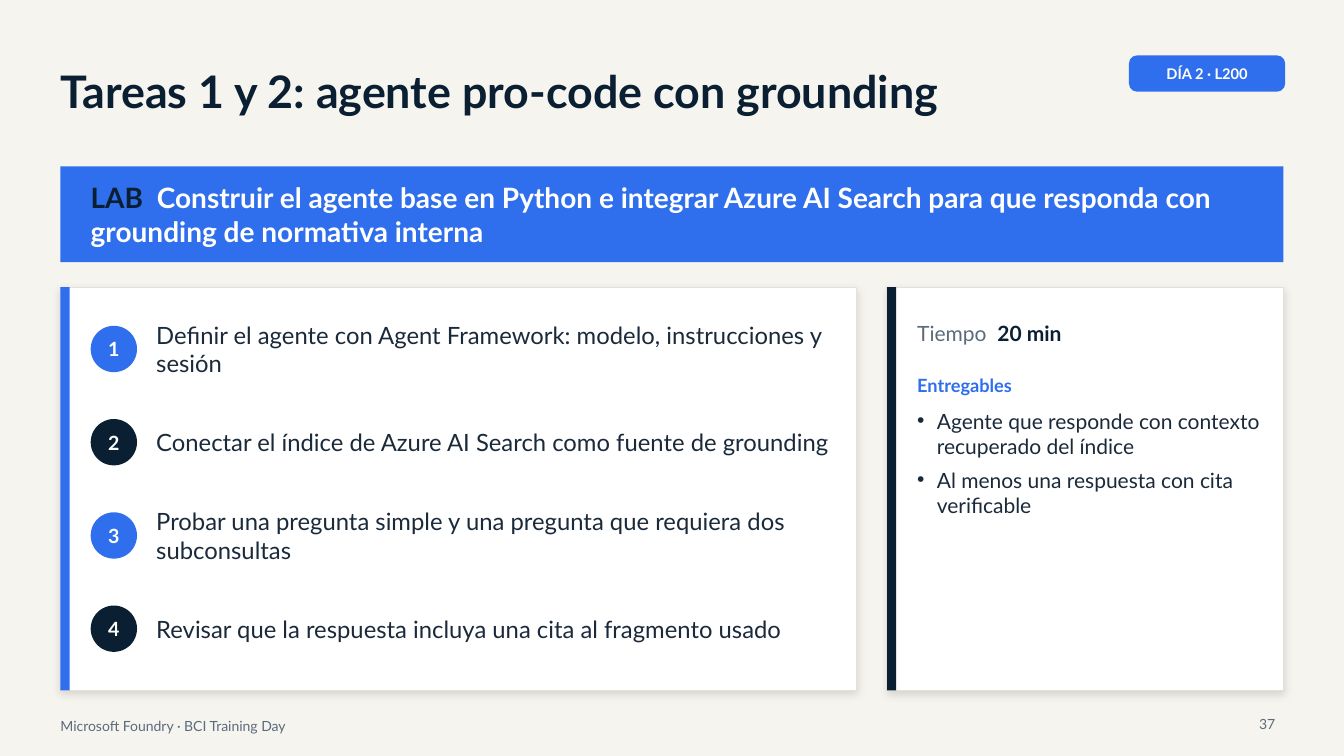
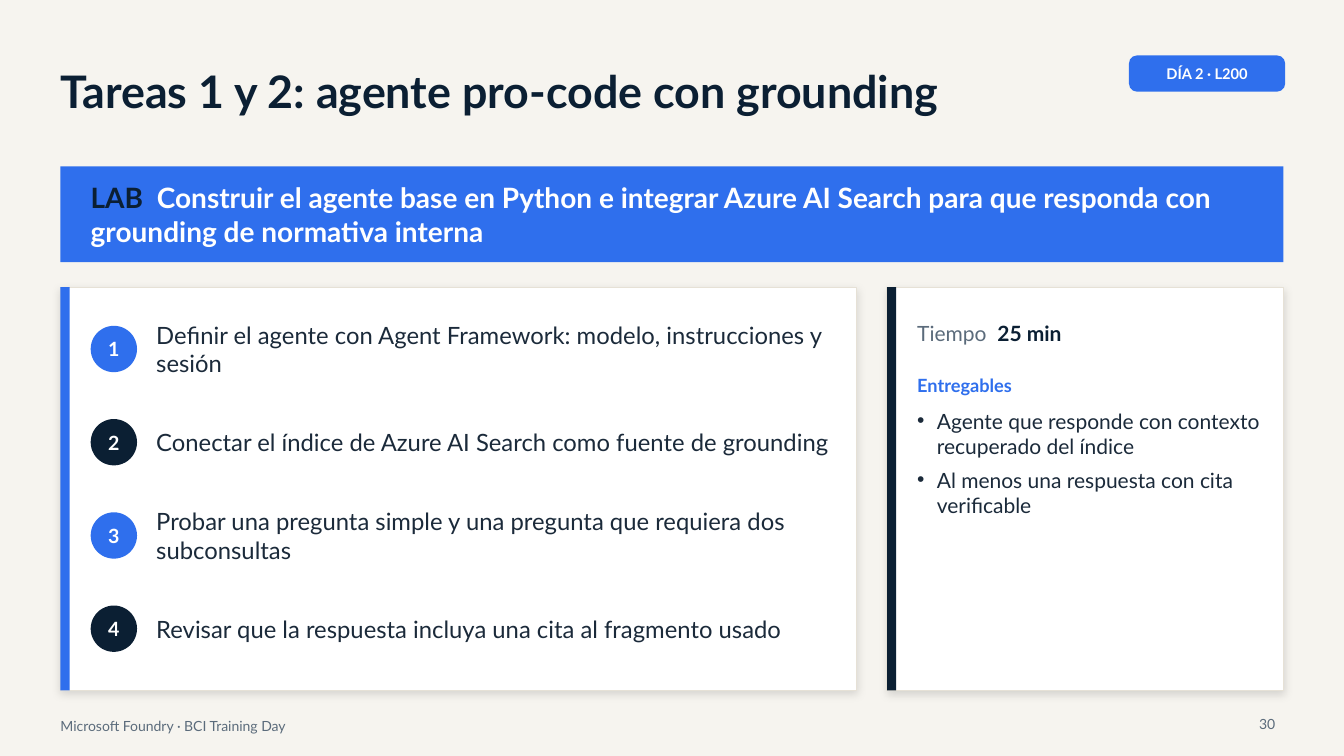
Before and after one commit to valegrajales/bci_workshop, a slide deck: slide 30 of presentaciones/BCI_Foundry_Dia2_L200_Agentes_RAG.pptx (slide 37 before the commit). Drawn at 1344x756 pixels with LibreOffice and Linux fonts; fonts in the diff are those of the drawing. Boxes give left, top, right and bottom in pixels: in the first picture for what was removed or moved away, otherwise in the second. Text is boxed around its words. In the diff, an @@ line names an element or a change of style, - is before the commit and + after.

```diff
--- a/presentaciones/BCI_Foundry_Dia2_L200_Agentes_RAG.pptx
+++ b/presentaciones/BCI_Foundry_Dia2_L200_Agentes_RAG.pptx
@@ text at (x1=917, y1=325, x2=1062, y2=345): text changed @@
-Tiempo 20 min
+Tiempo 25 min
@@ page number at (x1=1259, y1=719, x2=1275, y2=729): text changed @@
-37
+30
```
Also in this commit, not shown: 9 other slides changed, 1 slide added, 8 slides removed, 18 other files.
